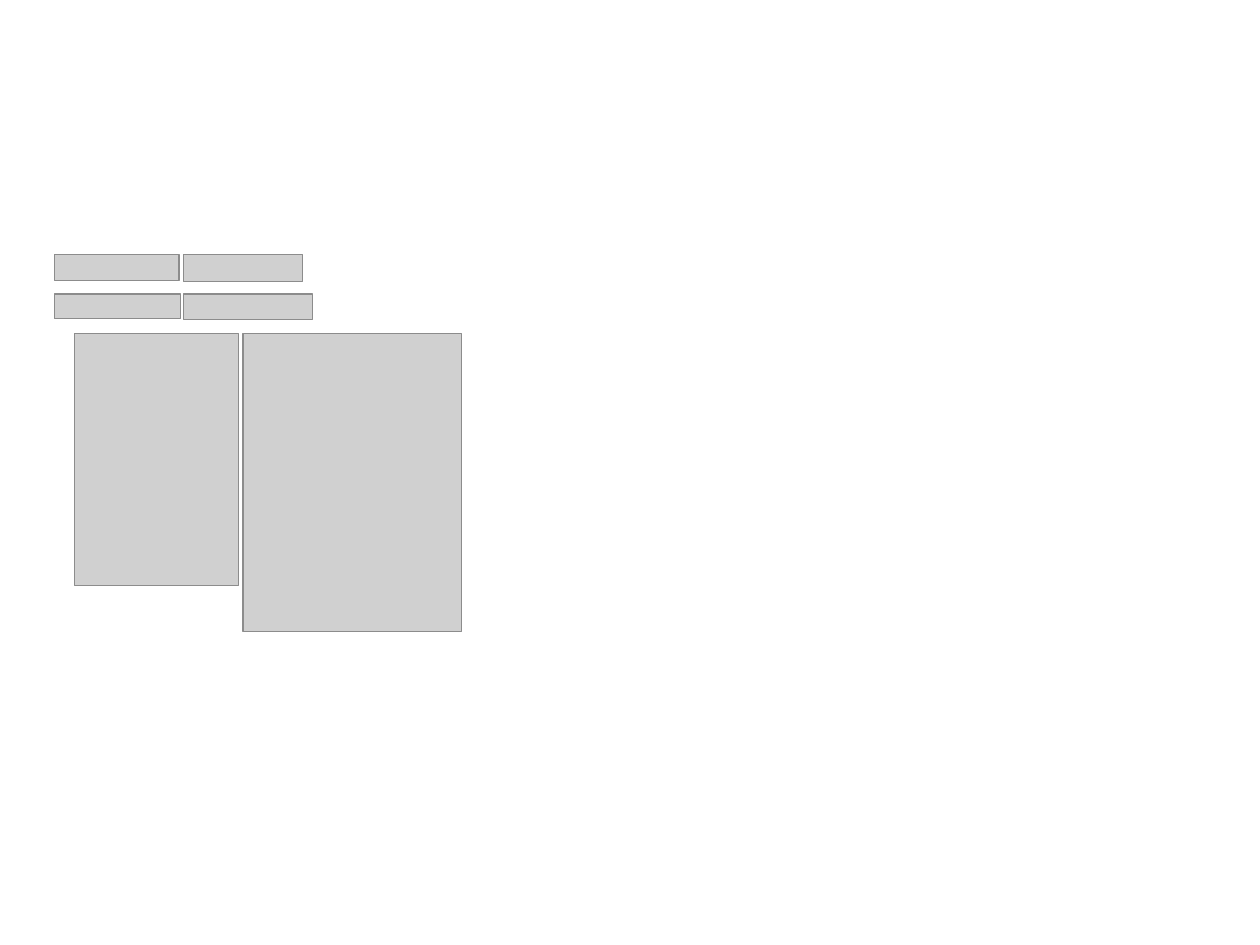
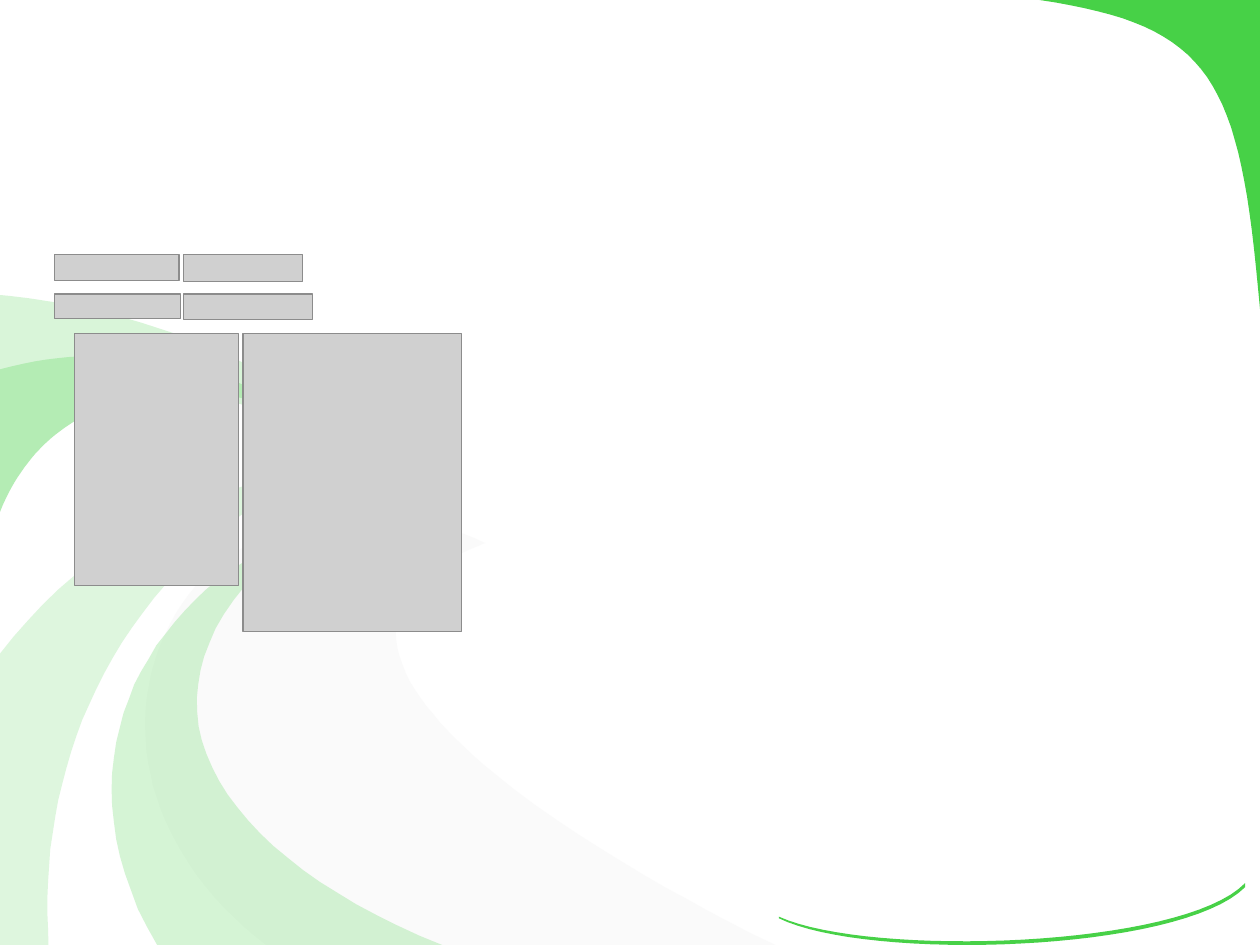
Before and after one commit to kotaro0717/Report-Management, a slide deck: slide 9 of PowerPoint/report_hokada.pptx. Drawn at 1260x945 pixels with LibreOffice and Linux fonts; fonts in the diff are those of the drawing; grey boxes stand for pictures. Boxes give left, top, right and bottom in pixels: in the first picture for what was removed or moved away, otherwise in the second. Text is boxed around its words. In the diff, an @@ line names an element or a change of style, - is before the commit and + after.

```diff
--- a/PowerPoint/report_hokada.pptx
+++ b/PowerPoint/report_hokada.pptx
@@ freeform shape added at (x1=1040, y1=0, x2=1260, y2=309), fill #47D147 @@
@@ group added at (x1=0, y1=295, x2=775, y2=945): 5 freeform shapes @@
@@ freeform shape added at (x1=779, y1=883, x2=1245, y2=945), fill #47D147 @@
```
Also in this commit, not shown: 17 other slides changed, 1 other file.
